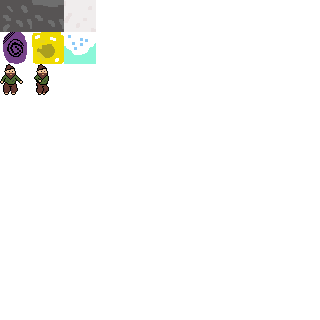
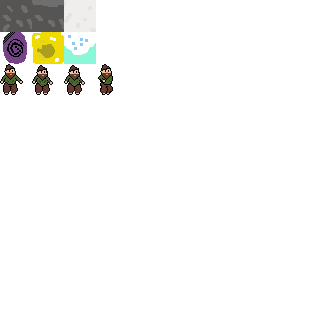
Comparing the layer stacks of the two w=320, h=320 images. Changes:
renamed "new_char.png" to "char.png", painted on it over [9, 64, 113, 95]
